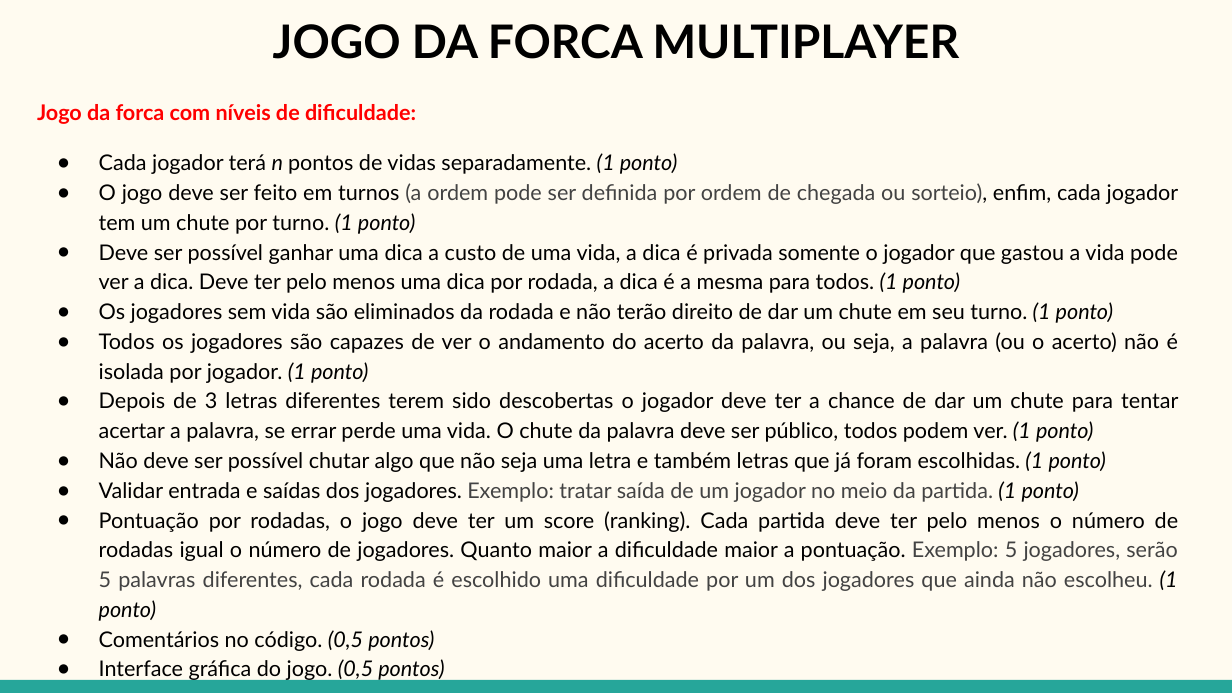
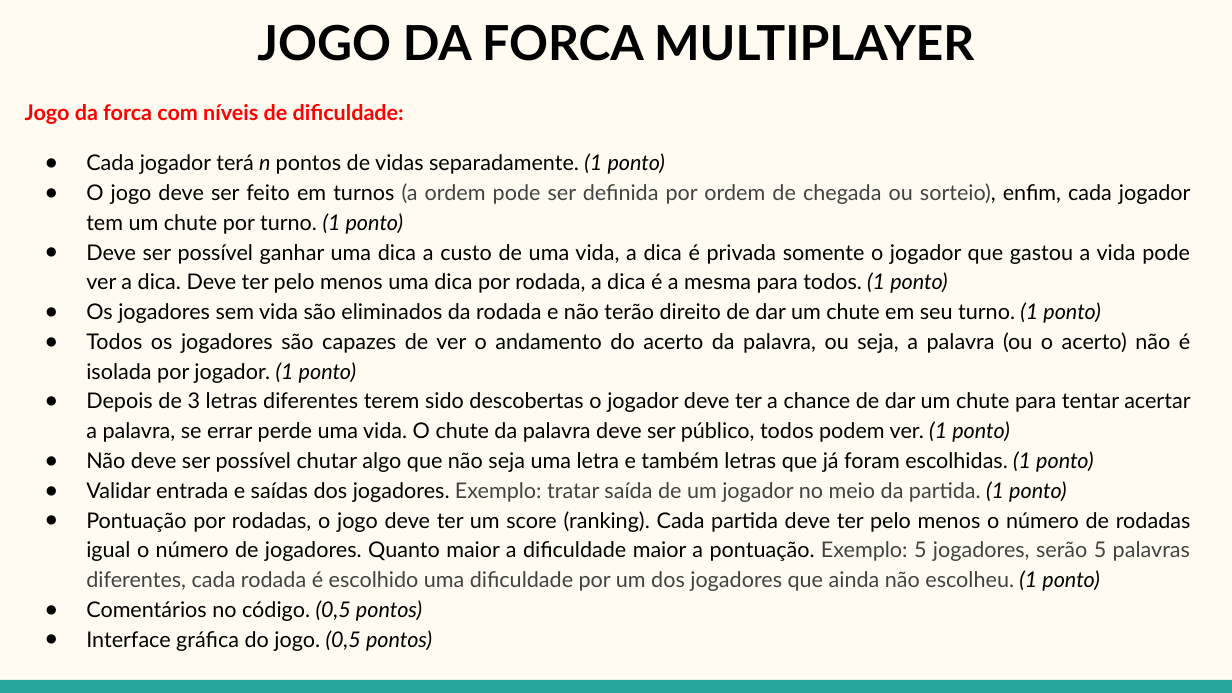
Before and after one commit to Huilson/UTFPR, a slide deck: slide 1 of Alunos/Aplicações Distribuídas/5- Trabalhos/JOGO DA FORCA MULTIPLAYER.pptx. Drawn at 1232x693 pixels with LibreOffice and Linux fonts; fonts in the diff are those of the drawing. Boxes give left, top, right and bottom in pixels: in the first picture for what was removed or moved away, otherwise in the second. Text is boxed around its words. In the diff, an @@ line names an element or a change of style, - is before the commit and + after.

```diff
--- a/Alunos/Aplicações Distribuídas/5- Trabalhos/JOGO DA FORCA MULTIPLAYER.pptx
+++ b/Alunos/Aplicações Distribuídas/5- Trabalhos/JOGO DA FORCA MULTIPLAYER.pptx
@@ title "JOGO DA FORCA MULTIPLAYER" at [257,24,974,61]: size 27 to 28.2 pt @@
@@ text "Jogo da forca com níveis ..." rewrapped from [37,104,1179,682] to [25,104,1191,651] @@
```
